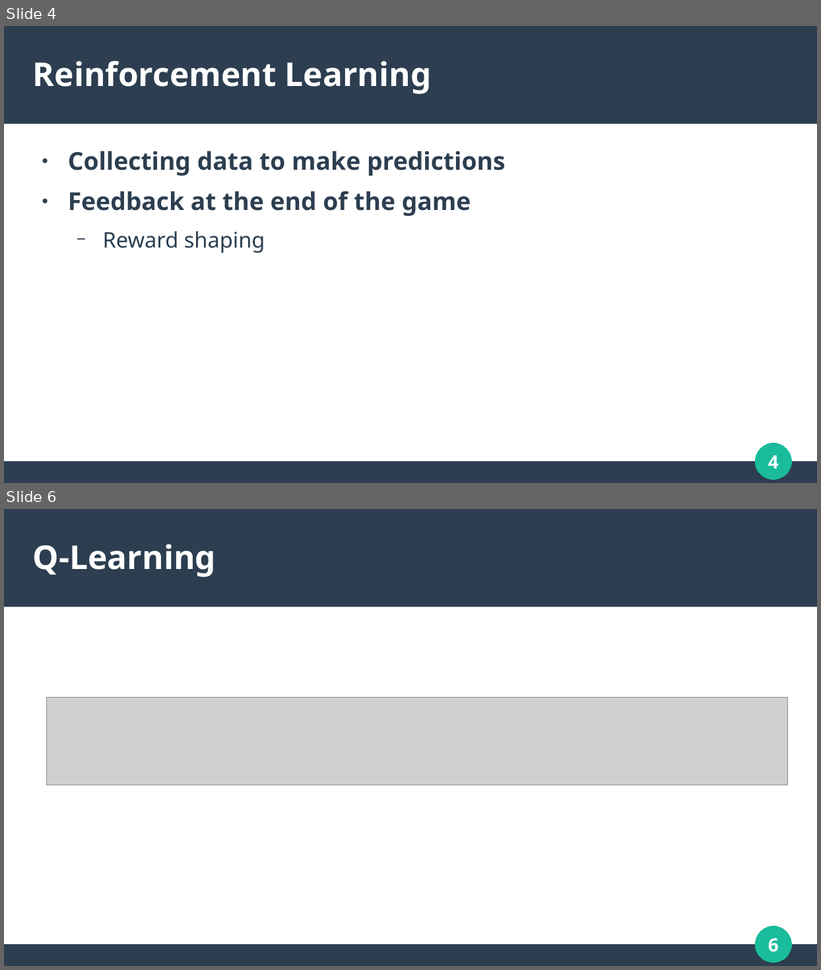
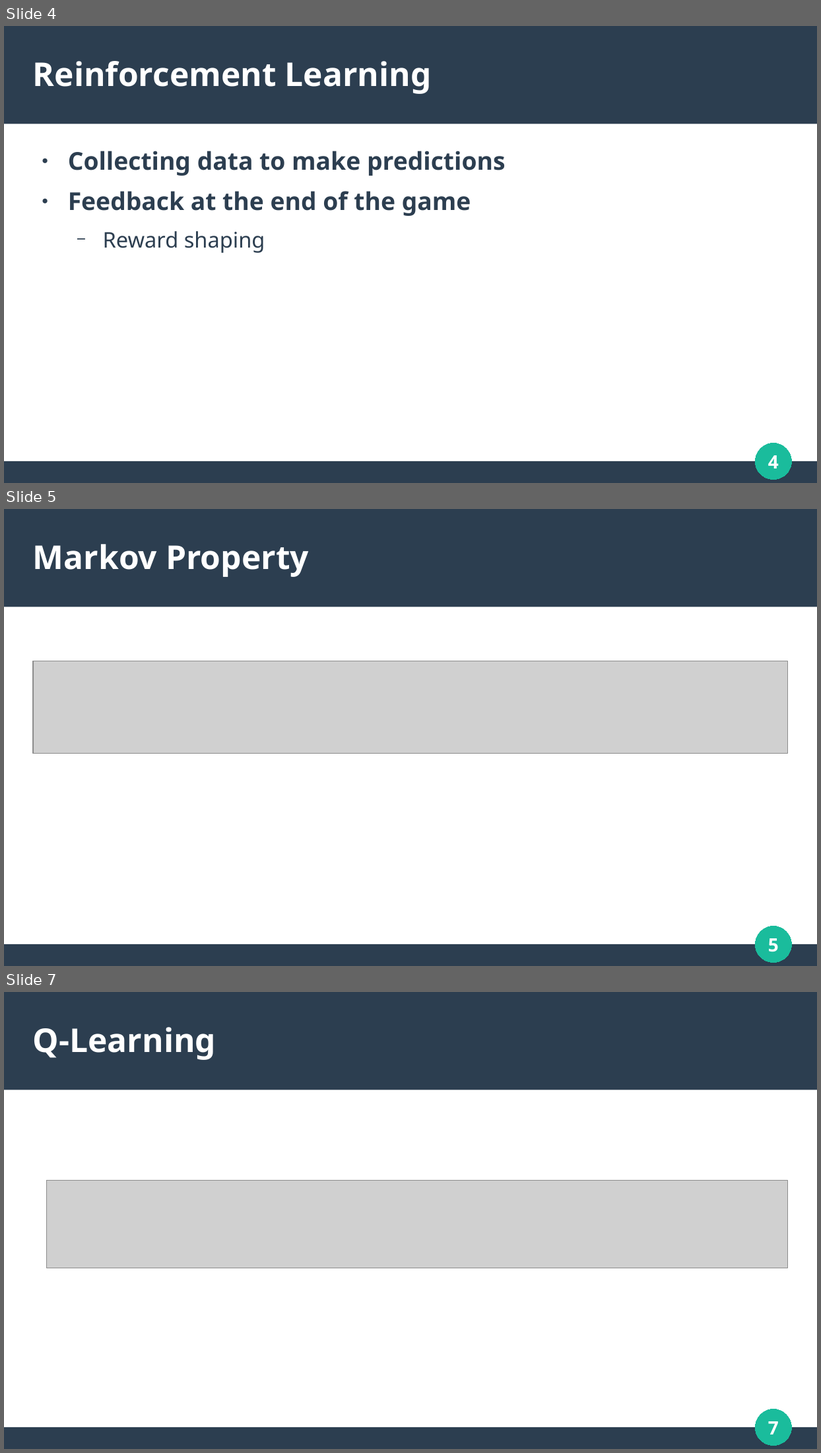
Before and after one commit to SeZven/Artificial-Intelligence, a slide deck: Presentation.odp. Shown one above the other, each under a label of ours: slides 4 and 6 before the commit, slides 4, 5 and 7 after it; the slides between them are not shown. The pictures are 821x970 and 821x1453 pixels, drawn with LibreOffice and Linux fonts; fonts in the diff are those of the drawing; grey boxes stand for pictures. Boxes give left, top, right and bottom in pixels: in the first picture for what was removed or moved away, otherwise in the second. Text is boxed around its words. In the diff, an @@ line names an element or a change of style, - is before the commit and + after.

```diff
--- a/Presentation.odp
+++ b/Presentation.odp
@@ slide 5 added at (x1=4, y1=509, x2=817, y2=966), background #FFFFFF; not listed: 3 template elements that a slide beside it also shows @@
@@ title added at (x1=33, y1=544, x2=309, y2=577), 32 pt, text #FFFFFF, bold @@
+Markov Property
@@ picture added at (x1=33, y1=661, x2=788, y2=753) @@
@@ page number added at (x1=768, y1=939, x2=779, y2=953), 18 pt, text #FFFFFF, bold @@
+5
@@ what was slide 6 is now slide 7 @@
@@ page number at (x1=768, y1=1422, x2=779, y2=1435): text changed @@
-6
+7
```
Also in this commit, not shown: 1 slide changed.
